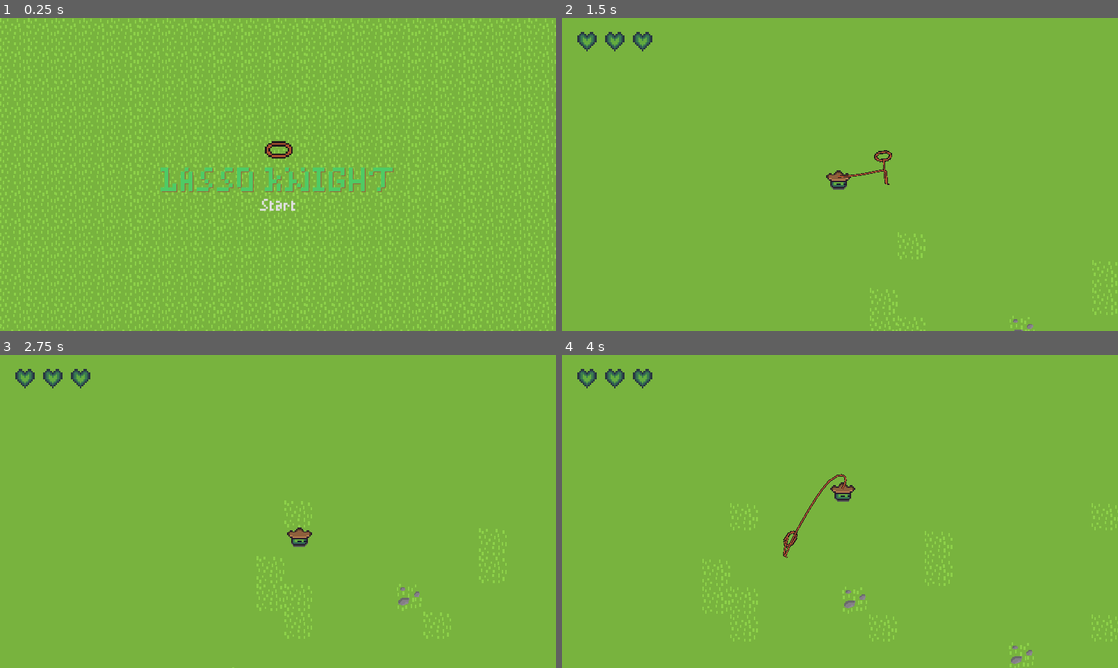
Above: before the commit, frames 1-4 (two rows, left to right).
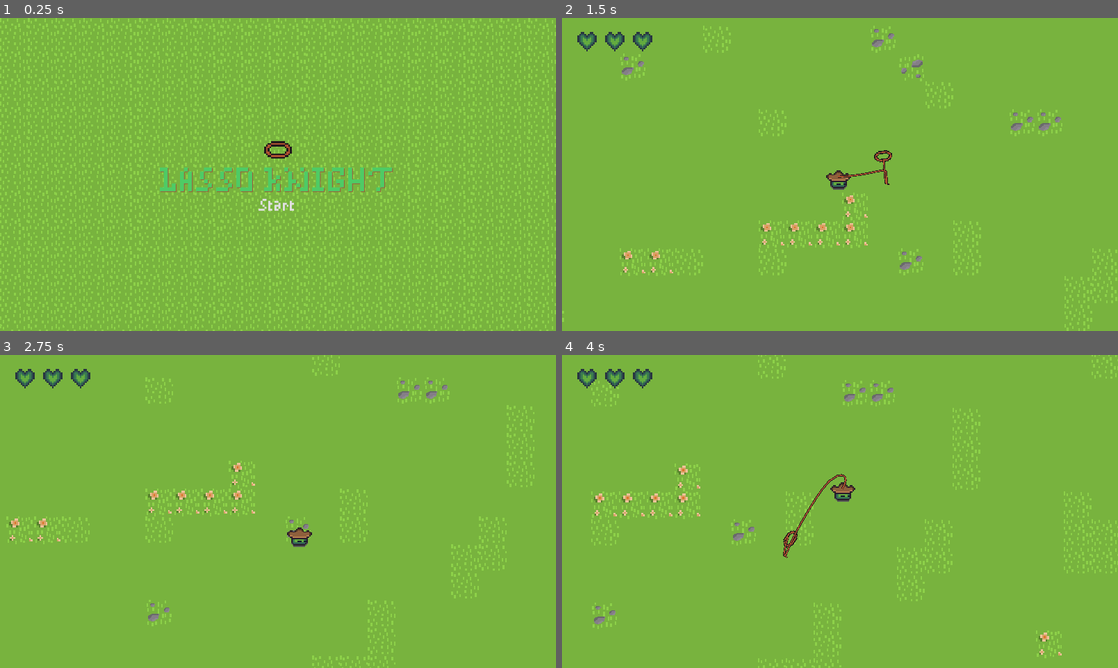
Above: after the commit, the same moments.

Repository: 2weeking/Lasso-Knight
Game: Godot game, scene res://levels/MainMenu.tscn
The game is run twice, just before and just after one commit, with the same random seed, the same clock (stepped at 60 frames per second) and the same inputs.
Inputs (mouse positions are in pixels of both pictures, inside the frame that each line leads up to):
- Up to frame 1 (0.25 s): no input
- Up to frame 2 (1.5 s): click "Start" at 0.5 s; tap Enter at 1.25 s; move the mouse to (962, 158) at 1.27 s; hold D (right) from 1.28 s (still down); click (962, 158) at 1.35 s
- Up to frame 3 (2.75 s): move the mouse to (166, 527) at 2.02 s; release D (right) at 2.03 s; hold S (down) from 2.03 s (still down); click (166, 527) at 2.1 s
- Up to frame 4 (4 s): move the mouse to (895, 442) at 2.77 s; release S (down) at 2.78 s; hold D (right) 2.78-3.53 s; click (895, 442) at 2.85 s; move the mouse to (812, 574) at 3.52 s; hold W (up) from 3.53 s (still down); click (812, 574) at 3.6 s

The runs differ from the first frame. In frame 1, 0.6% of the frame differs, in the area x 28-71%, y 39-62%; in frame 2, 3.1%; in frame 3, 3.4%; in frame 4, 4.0%, in the area x 5-100%, y 0-100%.

Commit message:
Fixed html5 export issue - unable to open file cuz of space

Diff:
--- a/assets/theme.tres
+++ b/assets/theme.tres
@@ -1,4 +1,6 @@
-[gd_resource type="Theme" load_steps=7 format=2]
+[gd_resource type="Theme" load_steps=8 format=2]
+
+[sub_resource type="StyleBoxEmpty" id=3]
 
 [sub_resource type="StyleBoxEmpty" id=4]
 
@@ -8,27 +10,15 @@
 
 [sub_resource type="StyleBoxEmpty" id=7]
 
-[sub_resource type="DynamicFontData" id=2]
-font_path = "res://assets/fonts/MinimalPixel v2.ttf"
+[sub_resource type="DynamicFontData" id=1]
+font_path = "res://assets/fonts/MinimalPixel.ttf"
 
-[sub_resource type="DynamicFont" id=3]
-font_data = SubResource( 2 )
+[sub_resource type="DynamicFont" id=2]
+font_data = SubResource( 1 )
 
 [resource]
-default_font = SubResource( 3 )
-Button/colors/font_color = Color( 0.88, 0.88, 0.88, 1 )
-Button/colors/font_color_disabled = Color( 0.9, 0.9, 0.9, 0.2 )
-Button/colors/font_color_focus = Color( 0.94, 0.94, 0.94, 1 )
-Button/colors/font_color_hover = Color( 0.94, 0.94, 0.94, 1 )
-Button/colors/font_color_hover_pressed = Color( 1, 1, 1, 1 )
-Button/colors/font_color_pressed = Color( 1, 1, 1, 1 )
-Button/colors/icon_color_disabled = Color( 1, 1, 1, 0.4 )
-Button/colors/icon_color_focus = Color( 1, 1, 1, 1 )
-Button/colors/icon_color_hover = Color( 1, 1, 1, 1 )
-Button/colors/icon_color_hover_pressed = Color( 1, 1, 1, 1 )
-Button/colors/icon_color_normal = Color( 1, 1, 1, 1 )
-Button/colors/icon_color_pressed = Color( 1, 1, 1, 1 )
-Button/constants/hseparation = 2
+default_font = SubResource( 2 )
+Button/styles/disabled = SubResource( 3 )
 Button/styles/focus = SubResource( 4 )
 Button/styles/hover = SubResource( 5 )
 Button/styles/normal = SubResource( 6 )
--- a/entities/lasso/Rope.tscn
+++ b/entities/lasso/Rope.tscn
@@ -1,15 +1,8 @@
-[gd_scene load_steps=6 format=2]
+[gd_scene load_steps=4 format=2]
 
 [ext_resource path="res://entities/lasso/Rope.gd" type="Script" id=1]
 [ext_resource path="res://assets/rope/rope.png" type="Texture" id=2]
 [ext_resource path="res://assets/theme.tres" type="Theme" id=3]
-
-[sub_resource type="DynamicFontData" id=1]
-font_path = "res://assets/fonts/MinimalPixel v2.ttf"
-
-[sub_resource type="DynamicFont" id=2]
-size = 8
-font_data = SubResource( 1 )
 
 [node name="Rope" type="Node2D"]
 script = ExtResource( 1 )
@@ -29,4 +22,3 @@
 margin_right = 7.0
 margin_bottom = -22.0
 theme = ExtResource( 3 )
-custom_fonts/font = SubResource( 2 )
--- a/levels/Level1.tscn
+++ b/levels/Level1.tscn
@@ -1,10 +1,10 @@
 [gd_scene load_steps=4 format=2]
 
-[ext_resource path="res://assets/Actual Tileset Lv1/Tilemappingwip grass-Sheet.png" type="Texture" id=1]
+[ext_resource path="res://assets/Actual Tileset Lv1/TilemappingWIPgrass-Sheet.png" type="Texture" id=1]
 [ext_resource path="res://entities/knight/Knight.tscn" type="PackedScene" id=2]
 
 [sub_resource type="TileSet" id=1]
-0/name = "Tilemappingwip grass-Sheet.png 0"
+0/name = "TilemappingWIPgrass-Sheet.png 0"
 0/texture = ExtResource( 1 )
 0/tex_offset = Vector2( 0, 0 )
 0/modulate = Color( 1, 1, 1, 1 )
@@ -35,3 +35,4 @@
 tile_data = PoolIntArray( -786454, 0, 0, -786453, 0, 0, -786452, 0, 0, -786451, 0, 0, -786450, 0, 0, -786449, 0, 0, -78 …(69225 unchanged characters)…
 
 [node name="Knight" parent="." instance=ExtResource( 2 )]
+position = Vector2( 640, 366 )
--- a/levels/MainMenu.tscn
+++ b/levels/MainMenu.tscn
@@ -1,17 +1,24 @@
 [gd_scene load_steps=8 format=2]
 
-[ext_resource path="res://assets/Actual Tileset Lv1/Tilemappingwip grass-Sheet.png" type="Texture" id=1]
+[ext_resource path="res://assets/Actual Tileset Lv1/TilemappingWIPgrass-Sheet.png" type="Texture" id=1]
 [ext_resource path="res://assets/rope/lasso_head.png" type="Texture" id=2]
 [ext_resource path="res://assets/theme.tres" type="Theme" id=3]
 [ext_resource path="res://levels/MainMenu.gd" type="Script" id=4]
 
 [sub_resource type="TileSet" id=1]
-0/name = "Tilemappingwip grass-Sheet.png 0"
+0/name = "TilemappingWIPgrass-Sheet.png 0"
 0/texture = ExtResource( 1 )
 0/tex_offset = Vector2( 0, 0 )
 0/modulate = Color( 1, 1, 1, 1 )
 0/region = Rect2( 32, 0, 32, 32 )
-0/tile_mode = 0
+0/tile_mode = 2
+0/autotile/icon_coordinate = Vector2( 0, 0 )
+0/autotile/tile_size = Vector2( 32, 32 )
+0/autotile/spacing = 0
+0/autotile/occluder_map = [  ]
+0/autotile/navpoly_map = [  ]
+0/autotile/priority_map = [  ]
+0/autotile/z_index_map = [  ]
 0/occluder_offset = Vector2( 0, 0 )
 0/navigation_offset = Vector2( 0, 0 )
 0/shape_offset = Vector2( 0, 0 )
@@ -21,12 +28,12 @@
 0/shapes = [  ]
 0/z_index = 0
 
-[sub_resource type="DynamicFontData" id=5]
-font_path = "res://assets/fonts/MinimalPixel v2.ttf"
+[sub_resource type="DynamicFontData" id=2]
+font_path = "res://assets/fonts/MinimalPixel.ttf"
 
-[sub_resource type="DynamicFont" id=6]
+[sub_resource type="DynamicFont" id=3]
 size = 32
-font_data = SubResource( 5 )
+font_data = SubResource( 2 )
 
 [node name="MainMenu" type="Control"]
 anchor_right = 1.0
@@ -44,40 +51,40 @@
 anchor_top = 0.5
 anchor_right = 0.5
 anchor_bottom = 0.5
-margin_left = -135.0
-margin_top = -46.0
-margin_right = 135.0
-margin_bottom = 46.0
+margin_left = -271.0
+margin_top = -60.0
+margin_right = 271.0
+margin_bottom = 60.0
 alignment = 1
 
 [node name="AspectRatioContainer" type="AspectRatioContainer" parent="VBoxContainer"]
-margin_top = 2.0
-margin_right = 270.0
-margin_bottom = 34.0
+margin_top = 16.0
+margin_right = 542.0
+margin_bottom = 48.0
 
 [node name="TextureRect" type="TextureRect" parent="VBoxContainer/AspectRatioContainer"]
-margin_left = 119.0
-margin_right = 151.0
+margin_left = 255.0
+margin_right = 287.0
 margin_bottom = 32.0
 texture = ExtResource( 2 )
 
 [node name="Title" type="Label" parent="VBoxContainer"]
-margin_top = 38.0
-margin_right = 270.0
-margin_bottom = 70.0
+margin_top = 52.0
+margin_right = 542.0
+margin_bottom = 84.0
 theme = ExtResource( 3 )
 custom_colors/font_color = Color( 0.305882, 0.796078, 0.396078, 1 )
 custom_colors/font_outline_modulate = Color( 1, 1, 1, 1 )
 custom_colors/font_color_shadow = Color( 0.627451, 0.333333, 0.219608, 1 )
-custom_fonts/font = SubResource( 6 )
+custom_fonts/font = SubResource( 3 )
 text = "LASSO KNIGHT"
 align = 1
 valign = 1
 
 [node name="Start" type="Button" parent="VBoxContainer"]
-margin_top = 74.0
-margin_right = 270.0
-margin_bottom = 90.0
+margin_top = 88.0
+margin_right = 542.0
+margin_bottom = 104.0
 theme = ExtResource( 3 )
 text = "Start"
 
Renamed: assets/Actual Tileset Lv1/Tilemap grass.png -> assets/Actual Tileset Lv1/TilemapGrass.png
Not shown, changed: assets/Actual Tileset Lv1/TilemapGrass.png.import
Renamed: assets/Actual Tileset Lv1/Tilemappingwip grass-Sheet.png -> assets/Actual Tileset Lv1/TilemappingWIPgrass-Sheet.png
Not shown, changed: assets/Actual Tileset Lv1/TilemappingWIPgrass-Sheet.png.import
Binary file removed: assets/Actual Tileset Lv1/Tilemappingwip grass-Sheet.aseprite
Renamed: assets/Actual Tileset Lv1/tileset_Actual Tileset Lv1.png -> assets/Actual Tileset Lv1/tileset_Actual_Tileset_Lv1.png
Not shown, changed: assets/Actual Tileset Lv1/tileset_Actual_Tileset_Lv1.png.import
Not shown, removed: assets/fonts/MinimalPixel v2.ttf.import
Renamed: assets/fonts/MinimalPixel v2.ttf -> assets/fonts/MinimalPixel.ttf
